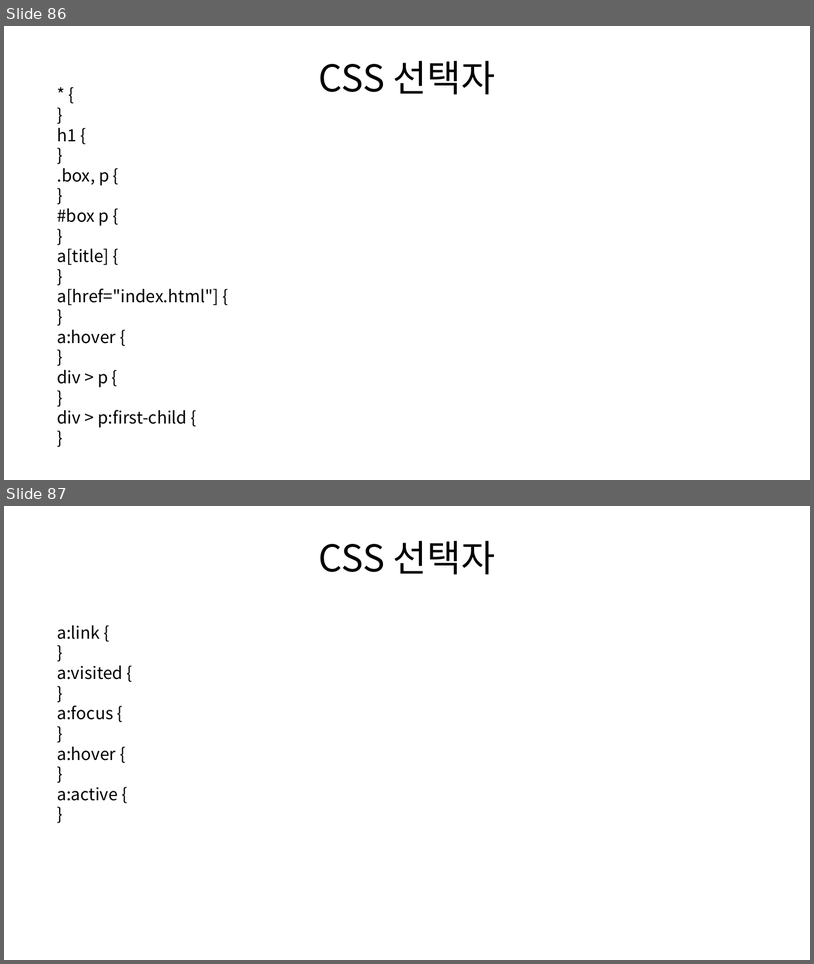
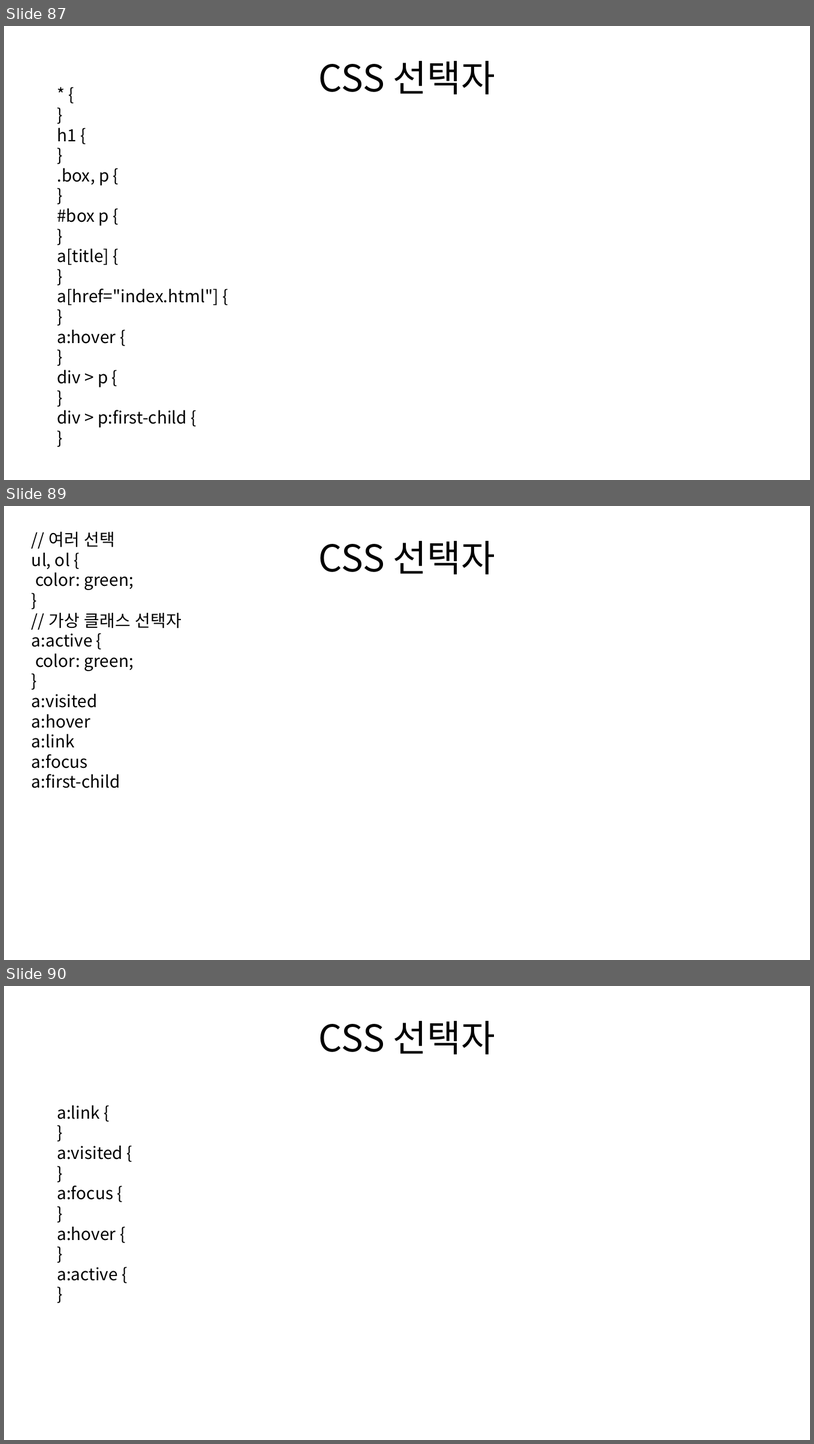
Before and after one commit to MainFe/mainfe.github.io, a slide deck: ppt/web-design.pptx. Shown one above the other, each under a label of ours: slides 86 and 87 before the commit, slides 87, 89 and 90 after it; the slides between them are not shown. The pictures are 814x964 and 814x1444 pixels, drawn with LibreOffice and Linux fonts; fonts in the diff are those of the drawing. Boxes give left, top, right and bottom in pixels: in the first picture for what was removed or moved away, otherwise in the second. Text is boxed around its words. In the diff, an @@ line names an element or a change of style, - is before the commit and + after.

```diff
--- a/ppt/web-design.pptx
+++ b/ppt/web-design.pptx
@@ slide 89 added at bbox=[4, 506, 810, 960], background #FFFFFF @@
@@ text added at bbox=[32, 531, 182, 788], 20 pt, text #000000 @@
+// 여러 선택
+ul, ol {
+color: green;
+}
+// 가상 클래스 선택자
+a:active {
+color: green;
+}
+a:visited
+a:hover
+a:link
+a:focus
+a:first-child
@@ text added at bbox=[319, 541, 495, 574], 44 pt, text #000000 @@
+CSS 선택자
@@ what was slide 86 is now slide 87 @@
@@ what was slide 87 is now slide 90 @@
```
Also in this commit, not shown: 2 other slides added, 1 other file.
